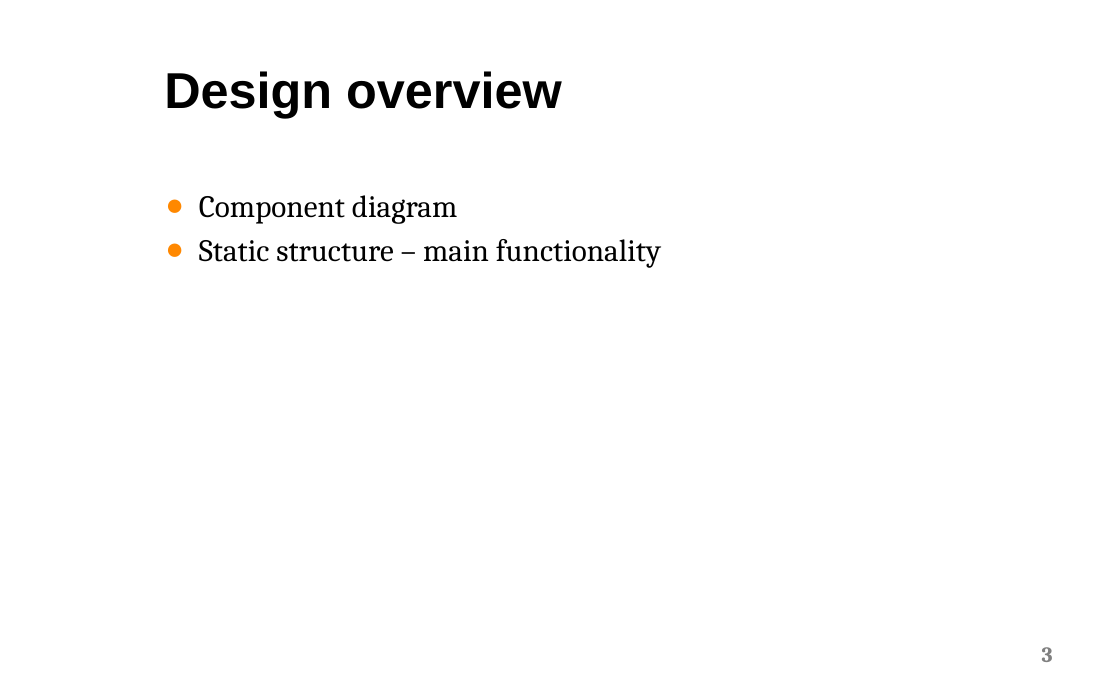
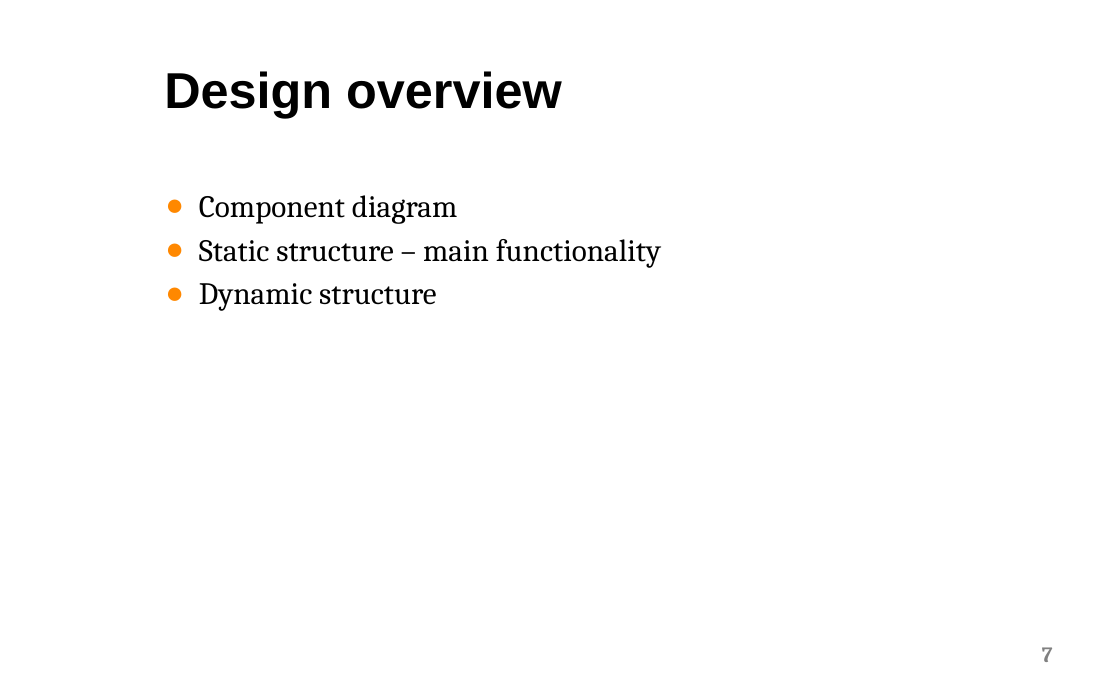
Before and after one commit to vladodjuka/cdt401-online-component-repository, a slide deck: slide 7 of Documentation/Presentations/FinalPresentation.pptx (slide 3 before the commit). Drawn at 1120x700 pixels with LibreOffice and Linux fonts; fonts in the diff are those of the drawing; background and template pictures are left out. Boxes give left, top, right and bottom in pixels: in the first picture for what was removed or moved away, otherwise in the second. Text is boxed around its words. In the diff, an @@ line names an element or a change of style, - is before the commit and + after.

```diff
--- a/Documentation/Presentations/FinalPresentation.pptx
+++ b/Documentation/Presentations/FinalPresentation.pptx
@@ text at [199,283,436,311]: paragraph added @@
+● Dynamic structure
@@ page number at [1042,647,1053,662]: text changed @@
-3
+7
```
Also in this commit, not shown: 2 other slides changed, 9 slides added.
